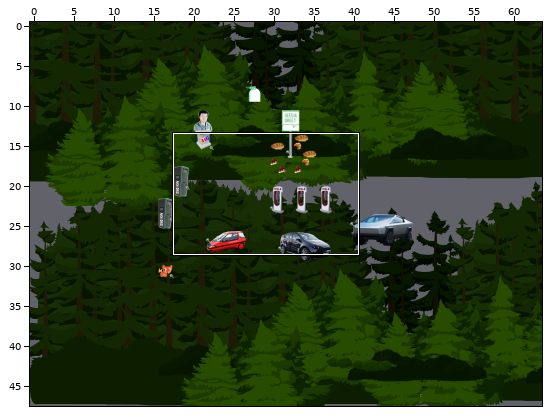
An edit to a level. Tiled map, CE_map.tmx. Above, an overview of the earlier version with the close-up marked.
Close-up. First the earlier version:
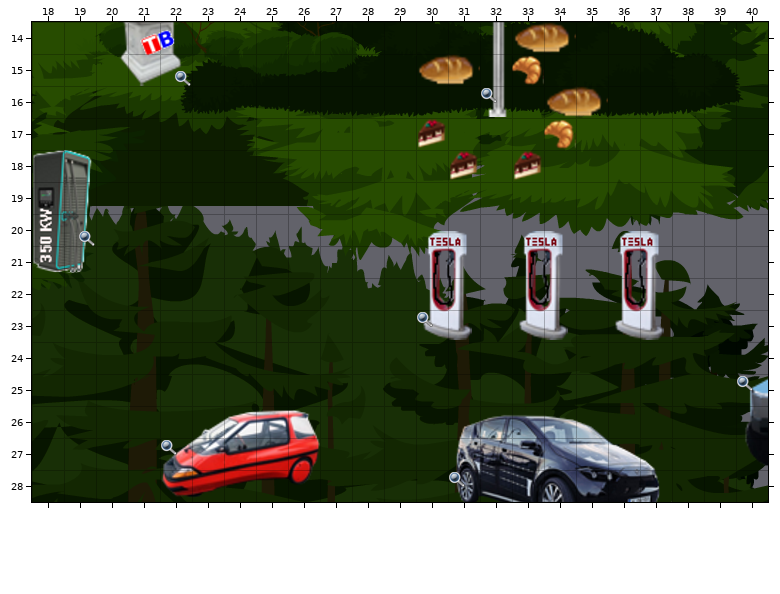
Cells are 32x32 px. Shown: x 18..40, y 14..28. Not drawn, because the pictures are missing: unchanged layers "LINK EV Mythbuster", "floor", "safety", "start", "walls", "windrad".
And afterwards:
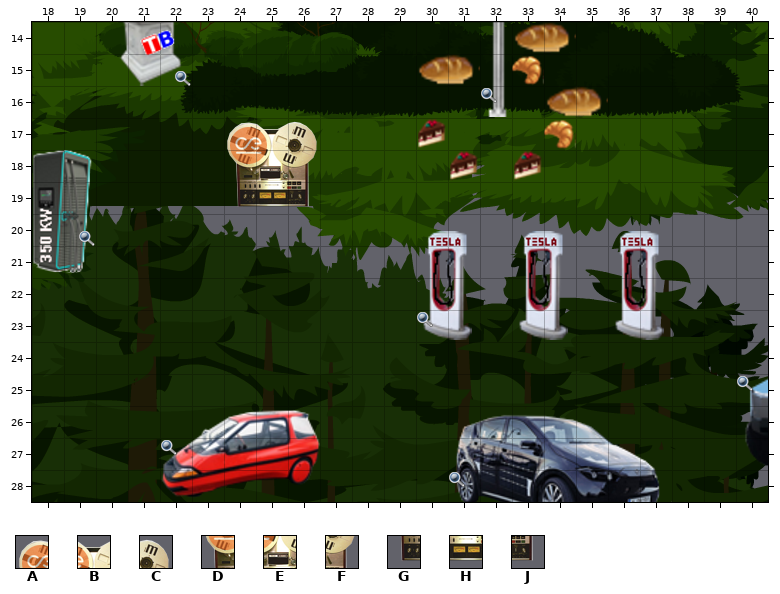
Key: from "CE": A 171, B 172, C 173, D 191, E 192, F 193, G 211, H 212, J 213.
_ is an empty cell, . an unchanged one.
Tiles of an added or newly shown layer are drawn over the layers below it.
From old to new:
--- layer "LINK CEP" (added)
@@ x 24..26 @@
-17 ___
-18 ___
-19 ___
+17 ABC
+18 DEF
+19 GHJ
Changed places in both close-ups, as pixel boxes (x1, y1, x2, y2):
added: (227, 121, 317, 207)
